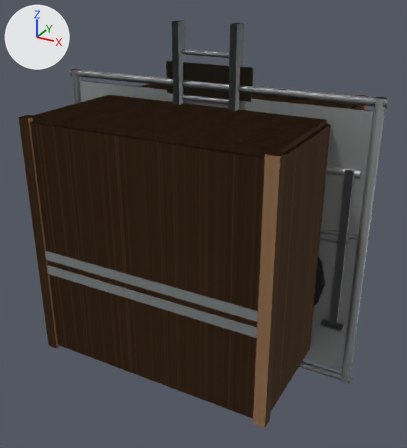
One commit to the glTF model src/game/assets/props/models/propsKit.glb: the scene before it, then after it.
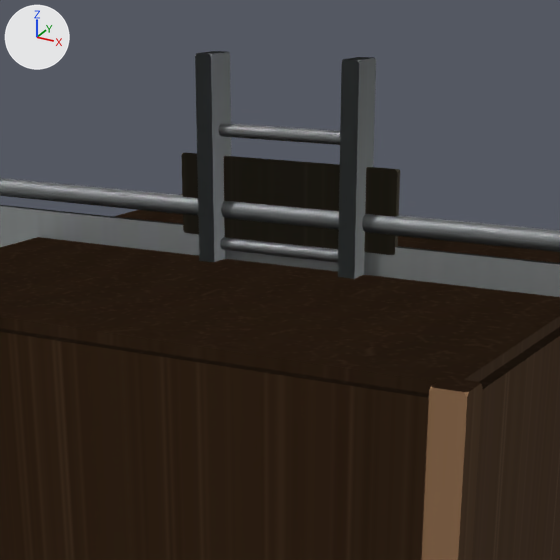
There are two pictures of each version: one whole from a 50 mm camera at (1.7, -3.15, 1.55) aimed at (-0.02, -0.02, -0.01), one close up on the part from 23% to 78% of the width and 0% to 50% of the height. Lighting does not change. The marker at upper left points along +X, +Y and +Z. The older version's two pictures come first. Objects named as collision shapes, trigger or cutter boxes, shadow casters or lower levels of detail are left out. Where no turn or scale is listed for an object, it has been applied to the vertices. Vertices at exactly the same position are counted once.

Objects in the first close-up: 'chunk_2.001', 'chunk_5.004', 'crateHuge_lod1_v1', 'fenceSection_lod0_v0', 'fenceSection_lod1_v1', 'ladder_lod0_v1', 'ladder_lod1_v0', 'streetSign_lod0_v1', 'streetSign_lod1_v1' and 1 more.
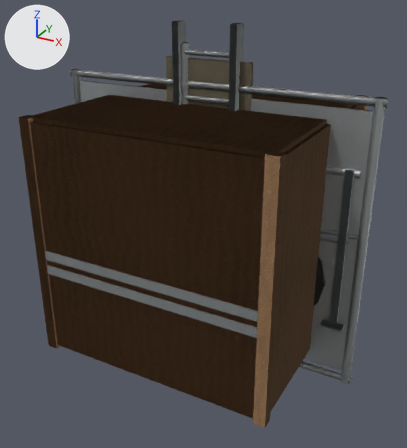
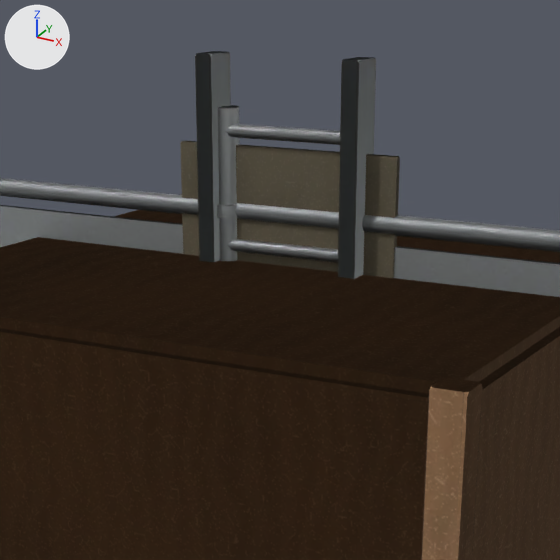
Where the newer file only moved an object's origin or applied its transform, the numbers keep the older frame.

Where the change shows, as pixel boxes (x1, y1, x2, y2) in the close-ups (560 x 560 px; the box of a moved part takes in the faces that stretch with it):
'streetSign_lod0_v0', reshaped (not visible before): after (180, 105, 400, 278)
'streetSign_lod0_v1', reshaped, moved (mostly hidden afterwards): before (181, 153, 400, 255); after (191, 105, 400, 278)
'streetSign_lod1_v0', reshaped, moved (not visible before): after (190, 105, 400, 272)
part 1 of me_streetsign_lod0_v0_mesh, added: after (217, 205, 237, 219)
part 2 of me_streetsign_lod0_v0_mesh, rebuilt (not visible before): after (180, 140, 400, 278)
part 3 of me_streetsign_lod0_v0_mesh, moved or reshaped (not visible before): after (220, 105, 240, 261)
part 4 of me_streetsign_lod0_v1_mesh, rebuilt: before (181, 153, 400, 255); after (191, 141, 400, 278)
part 5 of me_streetsign_lod0_v1_mesh, moved or reshaped (not visible before): after (218, 105, 240, 261)
part 6 of me_streetsign_lod1_v0_mesh, moved or reshaped (not visible before): after (190, 141, 400, 272)
part 7 of me_streetsign_lod1_v1_mesh, moved or reshaped (not visible afterwards): before (184, 153, 396, 170)
'crateHuge_lod1_v1', unchanged, covered by the edit: before (0, 194, 560, 560)
'crateHuge_lod0_v1', unchanged, uncovered by the edit: after (0, 194, 560, 560)
'ladder_lod1_v0', unchanged, covered by the edit: before (195, 51, 376, 279)
'ladder_lod1_v1', unchanged, uncovered by the edit: after (195, 51, 376, 279)

The change, as a list of edits to the scene's bpy script:
```text
Change me_streetsign_lod0_v0_mesh:
    used by ob_streetsign_lod0_v0; location = (0.0, 0.0, 0.0)
    remove me_streetsign_lod0_v0_mesh.from_pydata(...)  # 91 vertices, 168 faces; spans x -0.3..0.3, y -0.09..0.09, z -1.17..1.17
    add me_streetsign_lod0_v0_mesh.from_pydata(...)  # 135 vertices, 248 faces; spans x -0.3..0.3, y -0.24..0.24, z -1.17..1.17
    me_streetsign_lod0_v0_mesh part 1: a new loose piece, a 10-sided cylinder along z spanning x -0.208..-0.128, y -0.044..0.04, z 0.909..0.941, in mat_propskit_weathered_pbr
    me_streetsign_lod0_v0_mesh part 2: the loose piece of 24 vertices spanning x -0.3..0.3, y -0.01..0.01, z 0.85..1.05 is rebuilt with 24 vertices and now spans x -0.3..0.3, y -0.01..0.01, z 0.77..1.09
    me_streetsign_lod0_v0_mesh part 3: 41 vertices removed from x -0.3..-0.13, y -0.09..0.09, z -1.17..1.17; 41 vertices added at x -0.25..-0.08, y -0.09..0.09, z -1.17..1.17
    other edits to the shape of me_streetsign_lod0_v0_mesh do not show in these pictures
Change me_streetsign_lod0_v1_mesh:
    used by ob_streetsign_lod0_v1; location = (0.0, 0.0, 0.0)
    remove me_streetsign_lod0_v1_mesh.from_pydata(...)  # 91 vertices, 168 faces; spans x -0.3..0.3, y -0.09..0.09, z -1.17..1.17
    add me_streetsign_lod0_v1_mesh.from_pydata(...)  # 135 vertices, 248 faces; spans x -0.3..0.3, y -0.24..0.24, z -1.17..1.17
    me_streetsign_lod0_v1_mesh part 4: the loose piece of 24 vertices spanning x -0.3..0.3, y -0.01..0.01, z 0.85..1.05 is rebuilt with 24 vertices and now spans x -0.3..0.3, y -0.01..0.0, z 0.77..1.09
    me_streetsign_lod0_v1_mesh part 5: 41 vertices removed from x -0.3..-0.13, y -0.09..0.09, z -1.17..1.17; 41 vertices added at x -0.25..-0.08, y -0.09..0.09, z -1.17..1.17
    other edits to the shape of me_streetsign_lod0_v1_mesh do not show in these pictures
Change me_streetsign_lod1_v0_mesh:
    where me_streetsign_lod1_v0_mesh.from_pydata(...)  # 36 vertices, 64 faces; spans x -0.3..0.3, y -0.03..0.03, z -1.17..1.17
    used by ob_streetsign_lod1_v0; location = (0.001, -0.004, 0.0)
    me_streetsign_lod1_v0_mesh part 6: the loose piece of 24 vertices spanning x -0.3..0.3, y 0.0..0.01, z 0.85..1.05 is scaled about its middle by (1, 0.918, 1.61), then moved by (0.0, 0.0, -0.03)
Change me_streetsign_lod1_v1_mesh:
    where me_streetsign_lod1_v1_mesh.from_pydata(...)  # 36 vertices, 64 faces; spans x -0.3..0.3, y -0.03..0.03, z -1.17..1.17
    used by ob_streetsign_lod1_v1; location = (0.001, -0.004, 0.0)
    me_streetsign_lod1_v1_mesh part 7: the loose piece of 24 vertices spanning x -0.3..0.3, y 0.0..0.01, z 0.85..1.05 is scaled about its middle by (1, 0.918, 1.61), then moved by (0.0, 0.0, -0.03)
Change ob_streetsign_lod0_v1:
    ob_streetsign_lod0_v1.location: (0.0, 0.0, 0.0) -> (0.0, 0.001, 0.0)
Change ob_streetsign_lod1_v0:
    ob_streetsign_lod1_v0.location: (0.001, -0.004, 0.0) -> (0.0, -0.006, 0.0)
```
